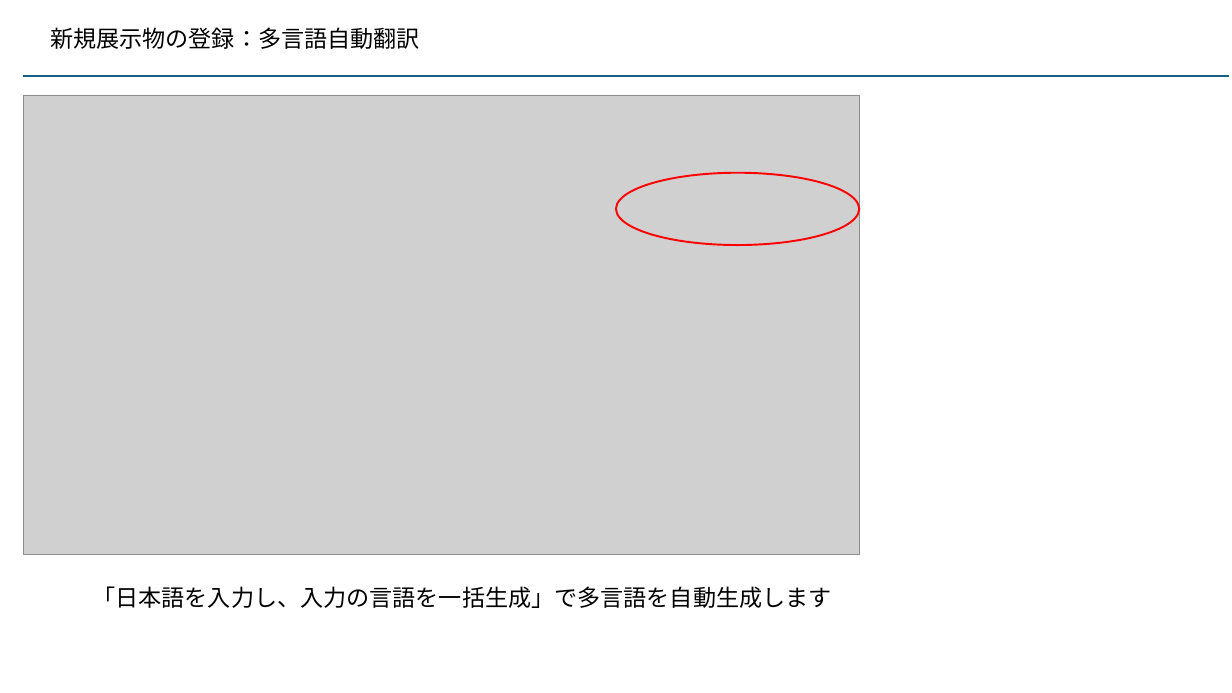
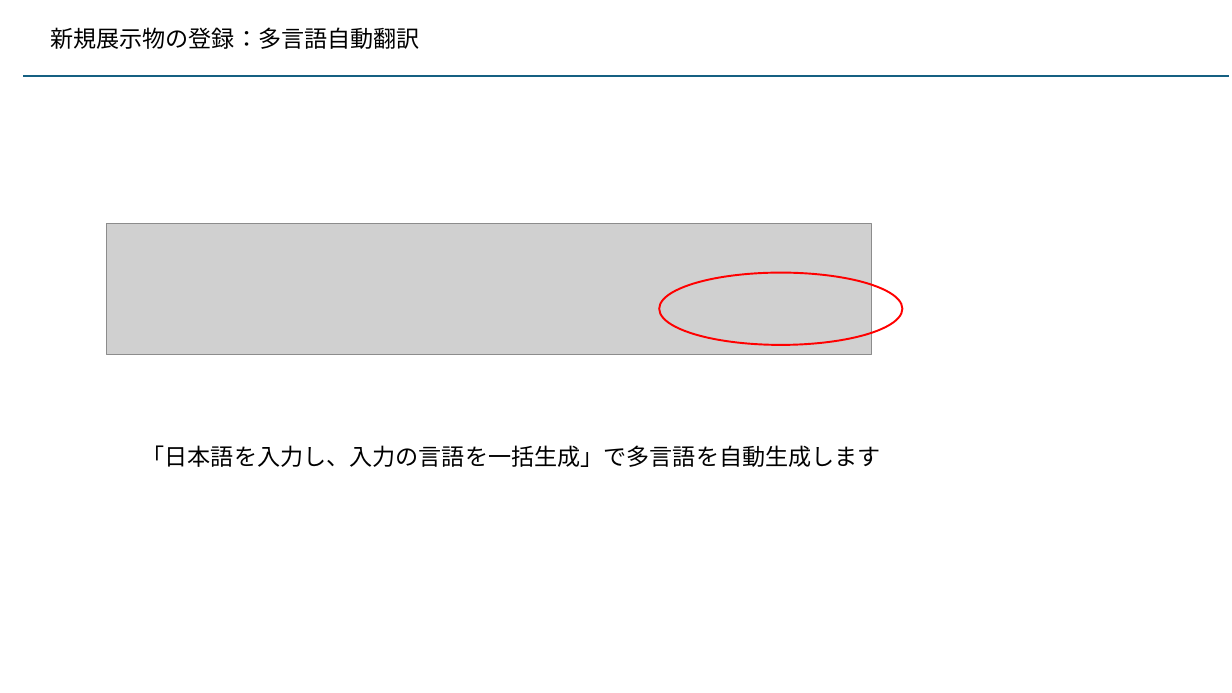
Before and after one commit to kaze-lab/museum_app_proj, a slide deck: slide 38 of 展示物アプリ仕様.pptx (slide 36 before the commit). Drawn at 1232x693 pixels with LibreOffice and Linux fonts; fonts in the diff are those of the drawing; grey boxes stand for pictures. Boxes give left, top, right and bottom in pixels: in the first picture for what was removed or moved away, otherwise in the second. Text is boxed around its words. In the diff, an @@ line names an element or a change of style, - is before the commit and + after.

```diff
--- a/展示物アプリ仕様.pptx
+++ b/展示物アプリ仕様.pptx
@@ picture removed at (23, 95, 860, 555) @@
@@ picture added at (107, 224, 872, 355) @@
@@ ellipse: place and size @@
-ellipse at (616, 173, 860, 245)
+ellipse at (659, 273, 902, 345)
@@ text "「日本語を入力し、入力の言語を一括生成」で多言語を自動生成します": place and size @@
-text "「日本語を入力し、入力の言語を一括生成」で多言語を自動生成します" at (92, 586, 831, 608)
+text "「日本語を入力し、入力の言語を一括生成」で多言語を自動生成します" at (142, 445, 881, 467)
```
Also in this commit, not shown: 5 other slides changed, 2 slides added, 17 other files.
